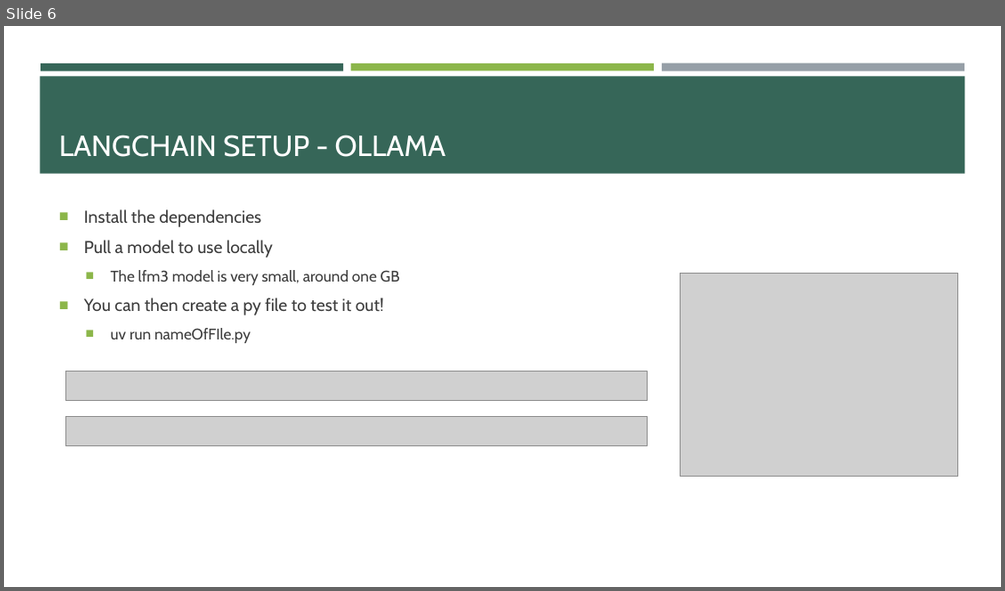
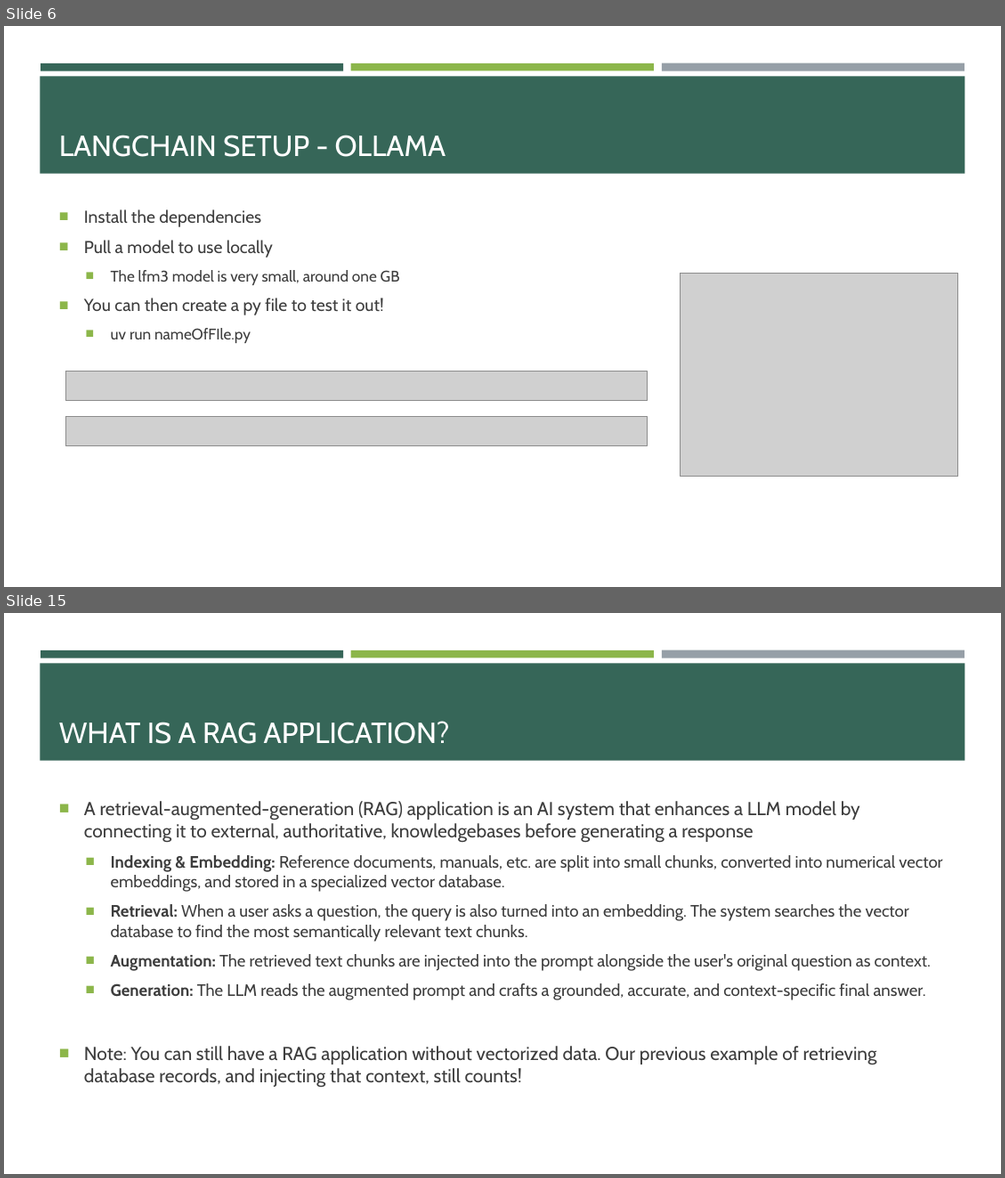
Before and after one commit to e-m-wilson/java-fs, a slide deck: Week_11/langchain.pptx. Shown one above the other, each under a label of ours: slide 6 before the commit, slides 6 and 15 after it; the slides between them are not shown. The pictures are 1005x591 and 1005x1178 pixels, drawn with LibreOffice and Linux fonts; fonts in the diff are those of the drawing; grey boxes stand for pictures. Boxes give left, top, right and bottom in pixels: in the first picture for what was removed or moved away, otherwise in the second. Text is boxed around its words. In the diff, an @@ line names an element or a change of style, - is before the commit and + after.

```diff
--- a/Week_11/langchain.pptx
+++ b/Week_11/langchain.pptx
@@ slide 15 added at [4,613,1001,1174], background #FFFFFF; not listed: 4 template elements that a slide beside it also shows @@
@@ title added at [59,721,450,744], 28 pt, text #FFFFFF @@
+WHAT IS A RAG APPLICATION?
@@ text added at [84,801,942,1086], 16 pt, text #3D3D3D @@
+■ A retrieval-augmented-generation (RAG) application is an AI system that enhances a LLM model by connecting it to external, authoritative, knowledgebases before generating a response
+  ■ Indexing & Embedding: Reference documents, manuals, etc. are split into small chunks, converted into numerical vector embeddings, and stored in a specialized vector database.
+  ■ Retrieval: When a user asks a question, the query is also turned into an embedding. The system searches the vector database to find the most semantically relevant text chunks.
+  ■ Augmentation: The retrieved text chunks are injected into the prompt alongside the user's original question as context.
+  ■ Generation: The LLM reads the augmented prompt and crafts a grounded, accurate, and context-specific final answer.
+■ Note: You can still have a RAG application without vectorized data. Our previous example of retrieving database records, and injecting that context, still counts!
```
Also in this commit, not shown: 1 slide changed, 11 other slides added, 18 other files.
